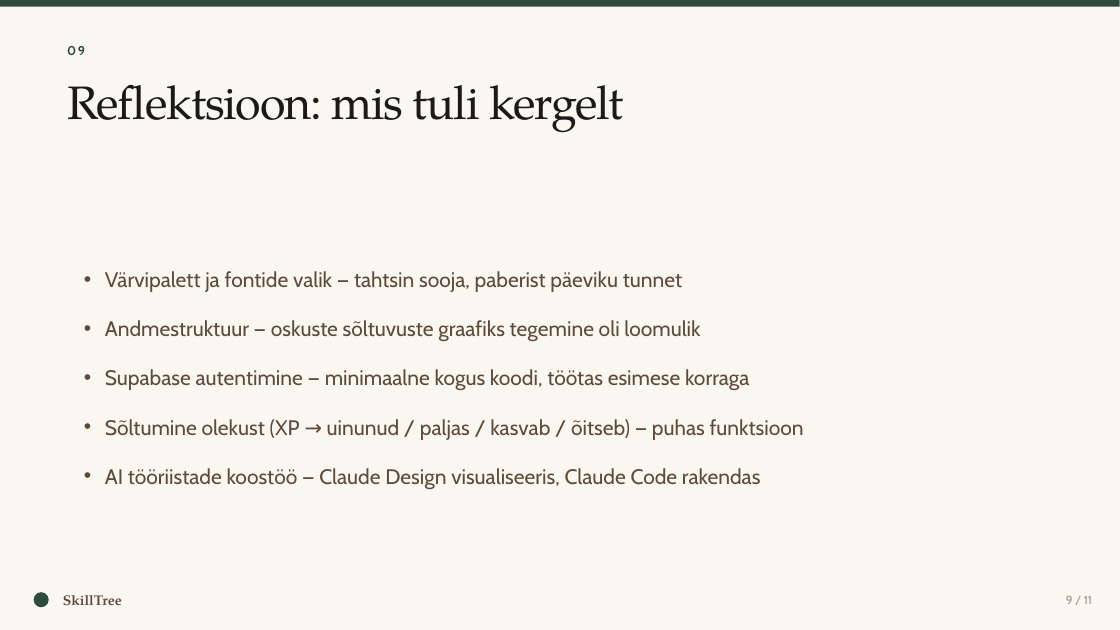
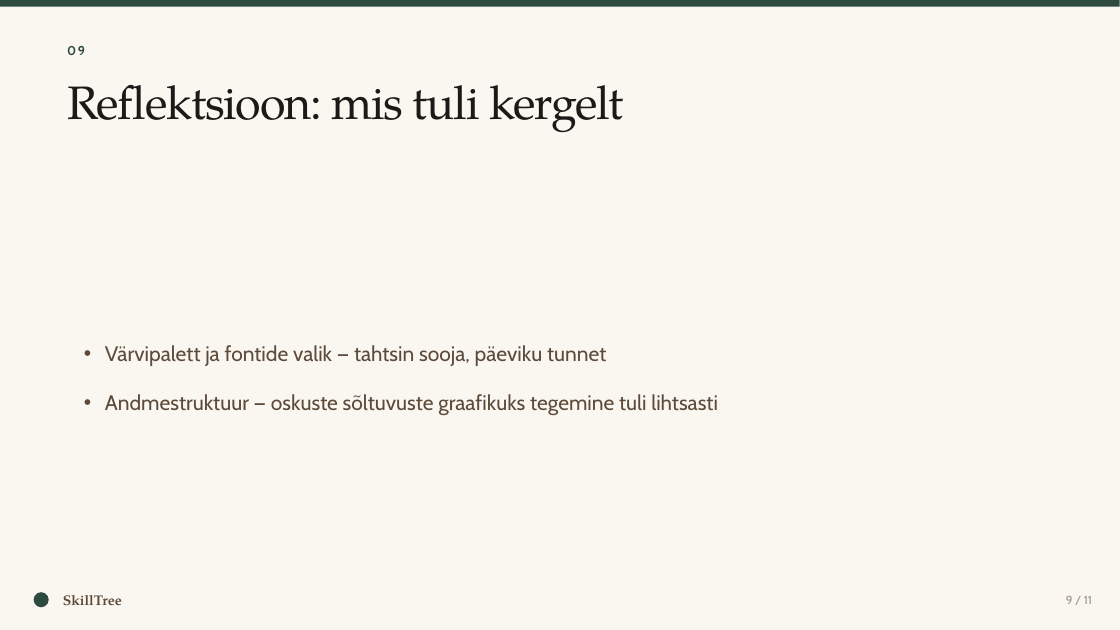
Before and after one commit to HenryPajuri/SkillTree, a slide deck: slide 12 of SkillTree-eksam.pptx (slide 9 before the commit). Drawn at 1120x630 pixels with LibreOffice and Linux fonts; fonts in the diff are those of the drawing. Boxes give left, top, right and bottom in pixels: in the first picture for what was removed or moved away, otherwise in the second. Text is boxed around its words. In the diff, an @@ line names an element or a change of style, - is before the commit and + after.

```diff
--- a/SkillTree-eksam.pptx
+++ b/SkillTree-eksam.pptx
@@ text at (105,345,718,415): text changed @@
-• Värvipalett ja fontide valik — tahtsin sooja, paberist päeviku tunnet
-• Andmestruktuur — oskuste sõltuvuste graafiks tegemine oli loomulik
-• Supabase autentimine — minimaalne kogus koodi, töötas esimese korraga
-• Sõltumine olekust (XP → uinunud / paljas / kasvab / õitseb) — puhas funktsioon
-• AI tööriistade koostöö — Claude Design visualiseeris, Claude Code rakendas
+• Värvipalett ja fontide valik — tahtsin sooja, päeviku tunnet
+• Andmestruktuur — oskuste sõltuvuste graafikuks tegemine tuli lihtsasti
```
Also in this commit, not shown: 1 other slide changed, 3 slides added, 2 other files.
